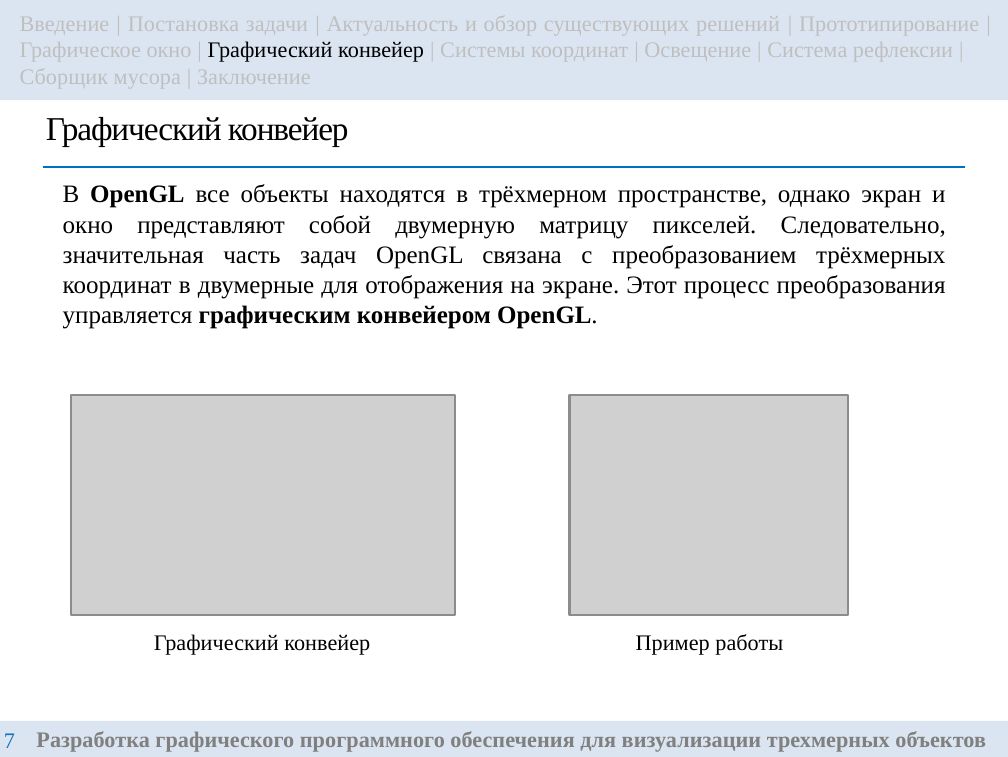
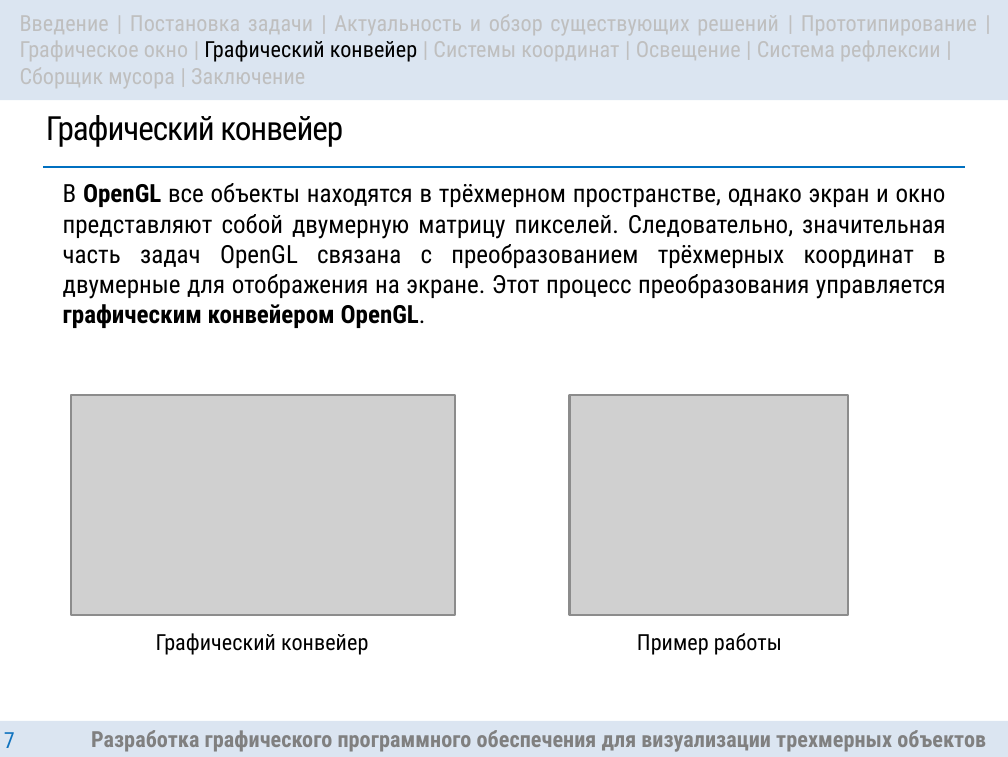
Before and after one commit to DanielDaVinci/Diploma, a slide deck: slide 7 of MIMAPS/presentation/Presentation.pptx. Drawn at 1008x757 pixels with LibreOffice and Linux fonts; fonts in the diff are those of the drawing; grey boxes stand for pictures. Boxes give left, top, right and bottom in pixels: in the first picture for what was removed or moved away, otherwise in the second. Text is boxed around its words. In the diff, an @@ line names an element or a change of style, - is before the commit and + after.

```diff
--- a/MIMAPS/presentation/Presentation.pptx
+++ b/MIMAPS/presentation/Presentation.pptx
@@ font Times New Roman to Roboto Condensed in 7 elements at bbox=[46, 115, 343, 147], bbox=[4, 732, 15, 748], bbox=[0, 0, 1008, 100], bbox=[0, 720, 1008, 756], bbox=[63, 183, 946, 328], bbox=[156, 633, 368, 655], bbox=[637, 633, 782, 655] @@
```
Also in this commit, not shown: 12 other slides changed, 2 other files.
